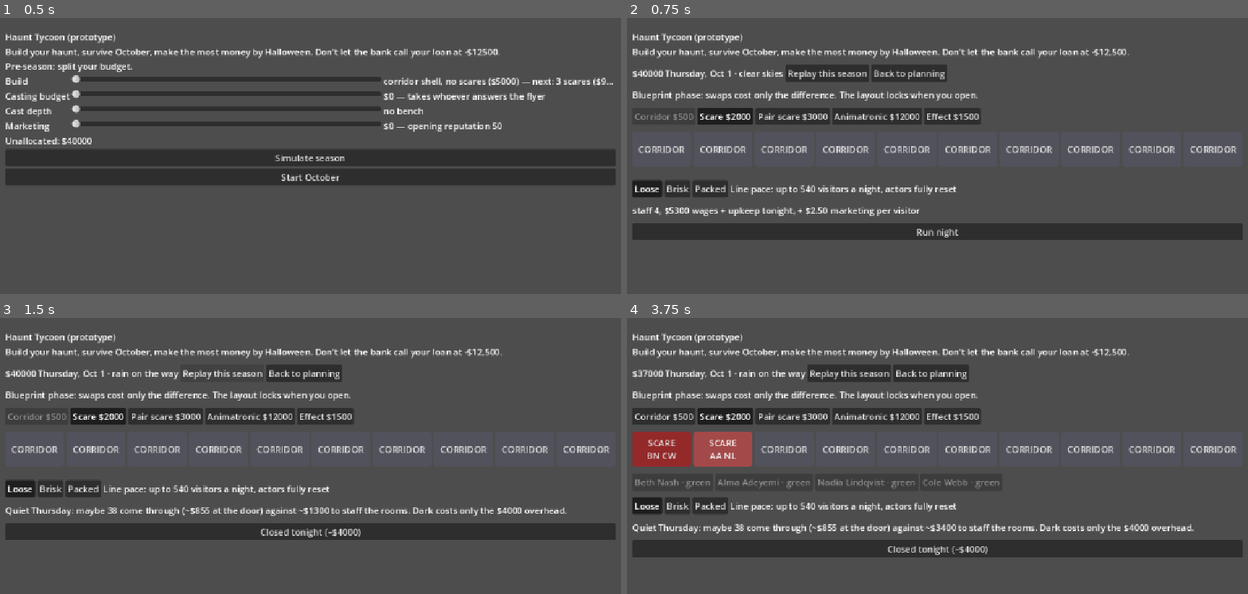
Above: before the commit, frames 1-4 (two rows, left to right).
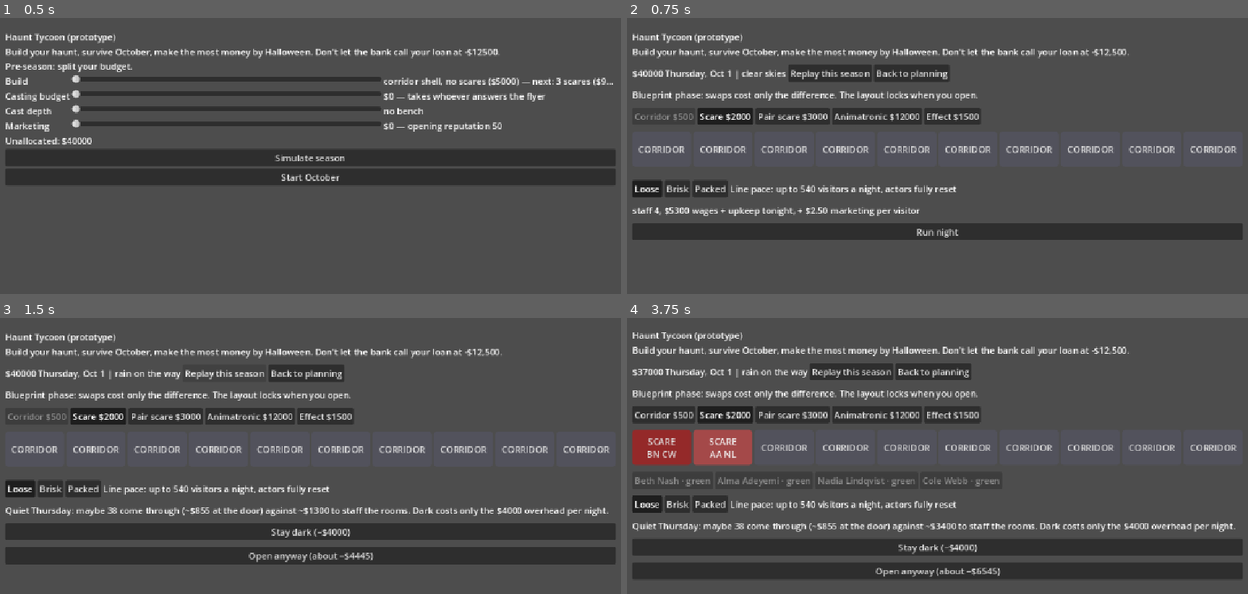
Above: after the commit, the same moments.

Repository: ajtran303/haunt-tycoon
Game: Godot game, scene res://game/pivot.tscn
Same seed, same stepped clock (60 frames per second), same inputs: the game is played once before the commit and once after it.
Inputs:
- Up to frame 1 (0.5 s): no input
- Up to frame 2 (0.75 s): click "Start October" at 0.5 s
- Up to frame 3 (1.5 s): click "Replay this season" at 1.25 s
- Up to frame 4 (3.75 s): click "CORRIDOR" at 2 s; click "SCARE DN NO" at 2.75 s; click "CORRIDOR" at 3.5 s

Frame 1 is identical in both runs. In frame 2, 0.5% of the frame differs, in the area x 17-52%, y 17-24%; in frame 3, 7.1%; in frame 4, 16%, in the area x 0-100%, y 5-95%.

Commit message:
add multi-night skips; reframe empty rooms

Diff:
--- a/game/main.gd
+++ b/game/main.gd
@@ -57,6 +57,8 @@
 var wom_direction := 0
 
 const FINAL_WEEK_NIGHT := 25 # WOM_DELAY + rep drift ≈ a week
+var lock_note_shown := false
+var final_week_shown := false
 
 var weather: Array[String]
 
@@ -209,6 +211,8 @@
 func start_season() -> void:
 	night = 1
 	force_open = false
+	lock_note_shown = false
+	final_week_shown = false
 	weather = Calendar.roll_season(rng.randi())
 	roster_seed = rng.randi()
 	callout_rng.seed = rng.randi()
@@ -283,7 +287,7 @@
 		Color.INDIAN_RED if cash < 0.0 else Color.WHITE,
 	)
 	var day: String = Calendar.DAY_NAMES[Calendar.weekday(night)]
-	%NightLabel.text = "%s, Oct %d · %s" % [day, night, WEATHER_WORDS[weather[night - 1]]] if night <= Night.SEASON_NIGHTS else "Season over"
+	%NightLabel.text = "%s, Oct %d | %s" % [day, night, WEATHER_WORDS[weather[night - 1]]] if night <= Night.SEASON_NIGHTS else "Season over"
 	if night == Night.SEASON_NIGHTS:
 		%NightLabel.text = "Halloween · %s · %s" % [day, WEATHER_WORDS[weather[night - 1]]]
 
@@ -329,7 +333,7 @@
 			Casting.NEVER,
 		) + Night.upkeep_for(layout)
 		%CostPreview.text = (
-			"Quiet %s: maybe %d come through (~$%.0f at the door) against ~$%.0f to staff the rooms. Dark costs only the $%.0f overhead."
+			"Quiet %s: maybe %d come through (~$%.0f at the door) against ~$%.0f to staff the rooms. Dark costs only the $%.0f overhead per night."
 			% [
 				Calendar.DAY_NAMES[Calendar.weekday(night)],
 				gate,
@@ -337,6 +341,9 @@
 				staffing,
 				Night.NIGHTLY_OVERHEAD,
 			]
+		)
+		%OpenAnywayButton.text = "Open anyway (about −$%.0f)" % (
+			Night.NIGHTLY_OVERHEAD + staffing - door
 		)
 	else:
 		%CostPreview.text = "staff %d, $%.0f wages + upkeep tonight, + $%.2f marketing per visitor" % [
@@ -350,7 +357,6 @@
 			+ Night.upkeep_for(layout) + Night.NIGHTLY_OVERHEAD,
 			Night.MARKETING_PER_VISITOR,
 		]
-
 	var strain := "actors fully reset"
 	if interval <= PACES["Packed"]:
 		strain = "actors sprinting between scares"
@@ -364,7 +370,21 @@
 	%BlueprintNote.visible = night == 1
 
 	if not %RunButton.disabled and pending_absent.is_empty():
-		%RunButton.text = "Closed tonight (−$%.0f)" % Night.NIGHTLY_OVERHEAD if dark else "Run night"
+		if dark:
+			var n := dark_stretch()
+			if n == 1:
+				%RunButton.text = "Stay dark (−$%.0f)" % Night.NIGHTLY_OVERHEAD
+			elif night + n > Night.SEASON_NIGHTS:
+				%RunButton.text = "Dark to season's end (−$%.0f)" % (Night.NIGHTLY_OVERHEAD * n)
+			else:
+				%RunButton.text = "Dark until %s (−$%.0f)" % [
+					Calendar.DAY_NAMES[Calendar.weekday(night + n)],
+					Night.NIGHTLY_OVERHEAD * n,
+				]
+		else:
+			%RunButton.text = "Run night"
+
+	%OpenAnywayButton.visible = dark and pending_absent.is_empty() and not %RunButton.disabled
 
 	if not pending_absent.is_empty():
 		_preview_board()
@@ -380,11 +400,26 @@
 	var demand := tonight_demand()
 
 	if not force_open and Allocation.is_dark(layout, demand, night):
-		cash -= Night.NIGHTLY_OVERHEAD
-		_night_finish(
-			"[b]%s, Oct %d[/b]  Closed tonight: too few would come out to cover the cast. −$%.0f keeps the lights on."
-			% [Calendar.DAY_NAMES[Calendar.weekday(night)], night, Night.NIGHTLY_OVERHEAD]
-		)
+		var n := dark_stretch()
+		cash -= Night.NIGHTLY_OVERHEAD * n
+		var first := night
+		night += n - 1 # _night_finish adds the last increment
+		if n == 1:
+			_night_finish(
+				"[b]%s, Oct %d[/b]  Closed tonight: too few would come out to cover the cast. −$%.0f keeps the lights on."
+				% [Calendar.DAY_NAMES[Calendar.weekday(first)], first, Night.NIGHTLY_OVERHEAD]
+			)
+		else:
+			_night_finish(
+				"[color=#8d99ae][b]%s–%s, Oct %d–%d[/b]  Dark through the week (−$%.0f overhead).[/color]"
+				% [
+					Calendar.DAY_NAMES[Calendar.weekday(first)],
+					Calendar.DAY_NAMES[Calendar.weekday(night)],
+					first,
+					night,
+					Night.NIGHTLY_OVERHEAD * n,
+				]
+			)
 		return
 
 	if pending_absent.is_empty():
@@ -421,35 +456,34 @@
 
 	for b in %SlotRow.get_children():
 		b.modulate = Color.WHITE
+	night += 1
+	if night <= Night.SEASON_NIGHTS and weather[night - 1] != "clear":
+		line += " [color=#8d99ae]Forecast for %s: %s.[/color]" % [
+			Calendar.DAY_NAMES[Calendar.weekday(night)],
+			WEATHER_WORDS[weather[night - 1]],
+		]
 	%NightLog.append_text(line + "\n")
-	night += 1
-	if not %RunButton.disabled:
-		var dark := (
-			night <= Night.SEASON_NIGHTS and Allocation.is_dark(layout, tonight_demand(), night)
-		)
-		%RunButton.text = "Closed tonight (−$%.0f)" % Night.NIGHTLY_OVERHEAD if dark else "Run night"
+
 	if cash < Night.LOAN_LIMIT:
 		%NightLog.append_text("[color=#ef5350]The bank calls your loan. Season over.[/color]\n")
 		%RunButton.text = "Bankrupt: %s" % money(cash)
 		%RunButton.disabled = true
 		refresh()
 		return
-	if night == 2:
+	if not lock_note_shown and night >= 2:
+		lock_note_shown = true
 		%NightLog.append_text(
 			"[color=#8d99ae]The doors are open. The building is set for the season.[/color]\n"
 		)
-	if night == FINAL_WEEK_NIGHT:
+	if not final_week_shown and night >= FINAL_WEEK_NIGHT:
+		final_week_shown = true
 		%NightLog.append_text(
 			"[color=#8d99ae]Final week. Whatever the town says about you now, it won't get around before Halloween.[/color]\n"
 		)
 	if night > Night.SEASON_NIGHTS:
 		%RunButton.text = "Season over: %s" % money(cash)
 		%RunButton.disabled = true
-	else:
-		%NightLog.append_text(
-			"[color=#8d99ae]Forecast for %s: %s.[/color]\n"
-			% [Calendar.DAY_NAMES[Calendar.weekday(night)], WEATHER_WORDS[weather[night - 1]]]
-		)
+
 	refresh()
 
 
@@ -502,10 +536,22 @@
 	return "-$%.0f" % absf(x) if x < 0.0 else "$%.0f" % x
 
 
+func demand_for(n: int) -> int:
+	return int(town.demand() * Calendar.weight_for(n) * Calendar.WEATHER[weather[n - 1]].mult)
+
+
 func tonight_demand() -> int:
-	return int(
-		town.demand() * Calendar.weight_for(night) * Calendar.WEATHER[weather[night - 1]].mult
-	)
+	return demand_for(night)
+
+
+func dark_stretch() -> int:
+	var n := 0
+	while (
+		night + n <= Night.SEASON_NIGHTS
+		and Allocation.is_dark(layout, demand_for(night + n), night + n)
+	):
+		n += 1
+	return n
 
 
 func _on_back_to_planning() -> void:
@@ -542,7 +588,7 @@
 		if room == layout[i]:
 			b.text = slot_caption(i, assignment)
 		elif room == Rooms.CORRIDOR:
-			b.text = "%s\ndark" % TOOLS[layout[i]].to_upper()
+			b.text = "%s\nempty" % TOOLS[layout[i]].to_upper()
 		else: # only remaining downgrade: pair scare running as a single
 			color = ROOM_COLORS[Rooms.PAIR_SCARE].lerp(ROOM_COLORS[Rooms.SCARE], 0.5)
 			b.text = "PAIR SCARE\nas single"
@@ -625,9 +671,9 @@
 	for i in layout.size():
 		if Casting.needs_for(layout[i]) > 0 and never_board.layout[i] == Rooms.CORRIDOR:
 			goes_dark = true
-	%DarkButton.text = "Leave it dark" if goes_dark else "Play on short"
+	%DarkButton.text = "Leave it empty" if goes_dark else "Play on short"
 	%DarkButton.tooltip_text = (
-		"Accept the hole; that room plays as a corridor tonight."
+		"Accept the hole; that room is empty tonight."
 		if goes_dark
 		else "Accept it; the scene runs without the full cast."
 	)
@@ -781,7 +827,7 @@
 		else:
 			short = true
 	if short:
-		return "%s\nshort-staffed" % label
+		return "%s\nshort" % label
 	if inits.size() == 4:
 		return "%s\n%s %s\n%s %s" % [label, inits[0], inits[1], inits[2], inits[3]]
 	return "%s\n%s" % [label, " ".join(inits)]
